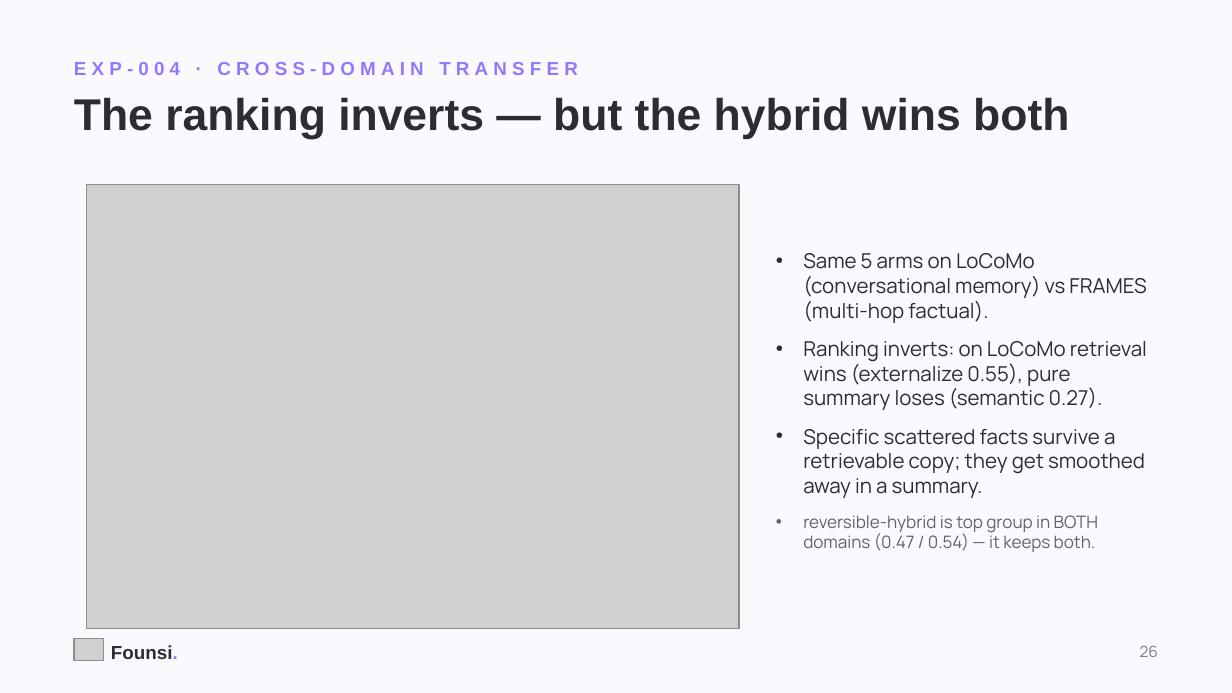
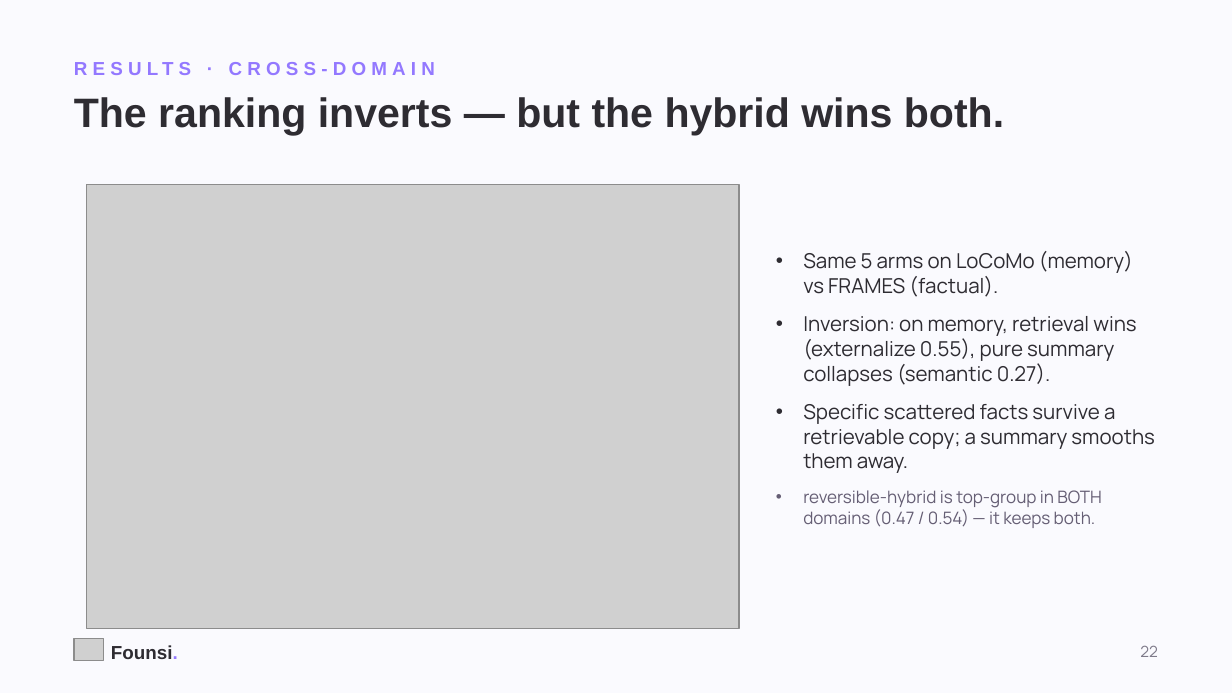
Before and after one commit to kanishkpatel1995/agent-harness, a slide deck: slide 22 of presentation/founsi-context-engineering.pptx (slide 26 before the commit). Drawn at 1232x693 pixels with LibreOffice and Linux fonts; fonts in the diff are those of the drawing; grey boxes stand for pictures. Boxes give left, top, right and bottom in pixels: in the first picture for what was removed or moved away, otherwise in the second. Text is boxed around its words. In the diff, an @@ line names an element or a change of style, - is before the commit and + after.

```diff
--- a/presentation/founsi-context-engineering.pptx
+++ b/presentation/founsi-context-engineering.pptx
@@ text at bbox=[74, 62, 578, 75]: text changed @@
-EXP-004 · CROSS-DOMAIN TRANSFER
+RESULTS · CROSS-DOMAIN
@@ text at bbox=[74, 97, 1004, 135]: text changed; size 26 to 24 pt @@
-The ranking inverts — but the hybrid wins both
+The ranking inverts — but the hybrid wins both.
@@ text at bbox=[803, 251, 1154, 528]: text changed @@
-• Same 5 arms on LoCoMo (conversational memory) vs FRAMES (multi-hop factual).
-• Ranking inverts: on LoCoMo retrieval wins (externalize 0.55), pure summary loses (semantic 0.27).
-• Specific scattered facts survive a retrievable copy; they get smoothed away in a summary.
-• reversible-hybrid is top group in BOTH domains (0.47 / 0.54) — it keeps both.
+• Same 5 arms on LoCoMo (memory) vs FRAMES (factual).
+• Inversion: on memory, retrieval wins (externalize 0.55), pure summary collapses (semantic 0.27).
+• Specific scattered facts survive a retrievable copy; a summary smooths them away.
+• reversible-hybrid is top-group in BOTH domains (0.47 / 0.54) — it keeps both.
@@ text at bbox=[1140, 646, 1158, 657]: text changed @@
-26
+22
```
Also in this commit, not shown: 15 other slides changed, 24 slides added, 12 slides removed, 1 other file.
